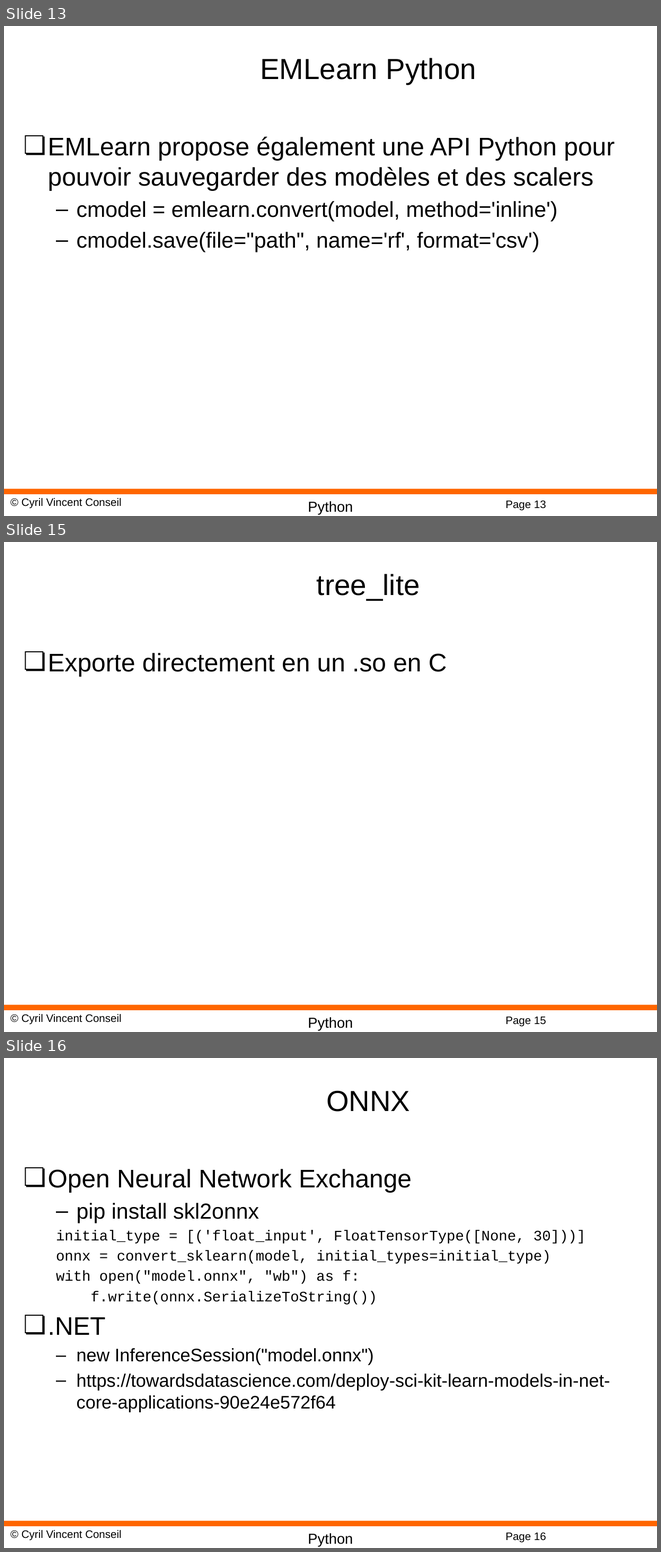
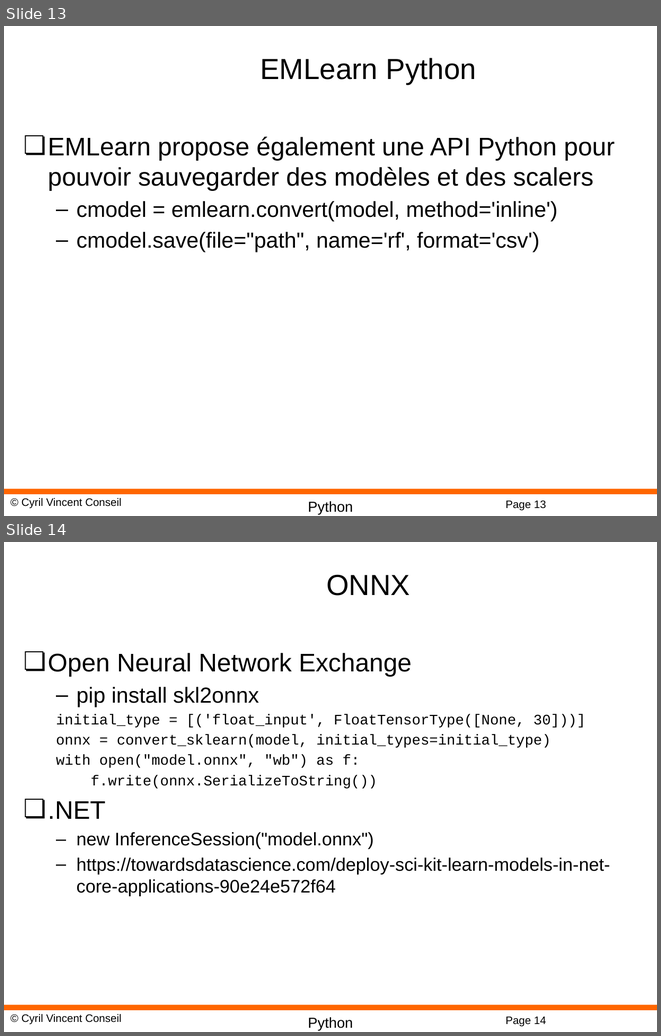
Before and after one commit to cyrilvincent/ML, a slide deck: PPT/MachineLearning15-RandomForest.pptx. Shown one above the other, each under a label of ours: slides 13, 15 and 16 before the commit, slides 13 and 14 after it; the slides between them are not shown. The pictures are 661x1552 and 661x1036 pixels, drawn with LibreOffice and Linux fonts; fonts in the diff are those of the drawing; background and template pictures are left out. Boxes give left, top, right and bottom in pixels: in the first picture for what was removed or moved away, otherwise in the second. Text is boxed around its words. In the diff, an @@ line names an element or a change of style, - is before the commit and + after.

```diff
--- a/PPT/MachineLearning15-RandomForest.pptx
+++ b/PPT/MachineLearning15-RandomForest.pptx
@@ slide 15 removed at (x1=4, y1=542, x2=657, y2=1032), background #FFFFFF; not listed: 4 template elements that a slide beside it also shows @@
@@ title removed at (x1=317, y1=574, x2=420, y2=600) @@
-tree_lite
@@ text removed at (x1=48, y1=653, x2=447, y2=676) @@
-❏ Exporte directement en un .so en C
@@ what was slide 16 is now slide 14 @@
@@ page number at (x1=505, y1=1016, x2=546, y2=1026): text changed @@
-Page 16
+Page 14
```
Also in this commit, not shown: 2 other slides removed, 4 other files.
